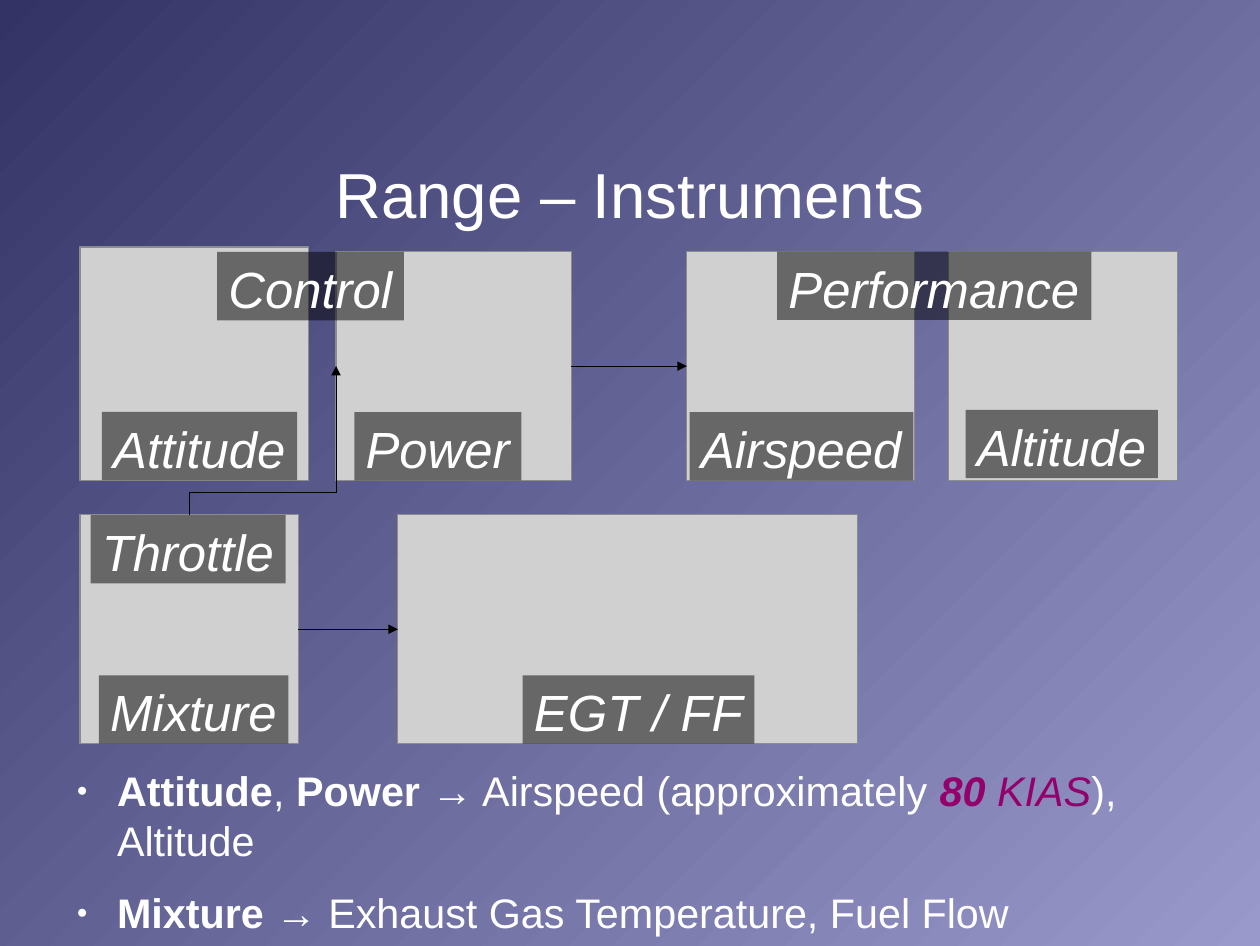
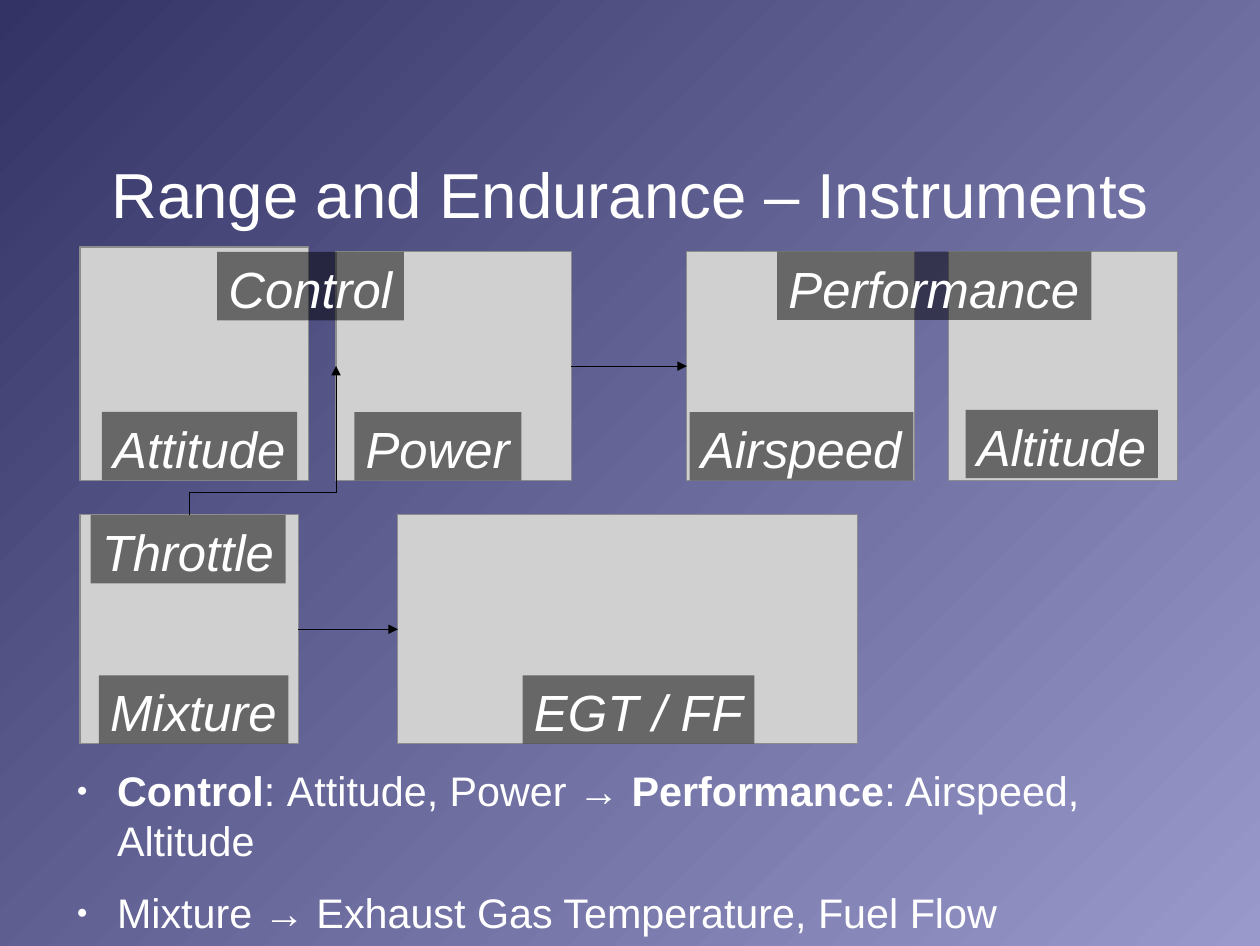
Before and after one commit to stephanheinemann/flight, a slide deck: slide 13 of FI/RangeAndEndurance/RangeAndEndurance.odp (slide 14 before the commit). Drawn at 1260x946 pixels with LibreOffice and Linux fonts; fonts in the diff are those of the drawing; grey boxes stand for pictures; background and template pictures are left out. Boxes give left, top, right and bottom in pixels: in the first picture for what was removed or moved away, otherwise in the second. Text is boxed around its words. In the diff, an @@ line names an element or a change of style, - is before the commit and + after.

Commit message:
reviewed range and endurance PGI

```diff
--- a/FI/RangeAndEndurance/RangeAndEndurance.odp
+++ b/FI/RangeAndEndurance/RangeAndEndurance.odp
@@ title at bbox=[111, 172, 1148, 230]: text changed @@
-Range – Instruments
+Range and Endurance – Instruments
@@ text at bbox=[117, 776, 1079, 857]: text changed @@
-● Attitude, Power → Airspeed (approximately 80 KIAS), Altitude
+● Control: Attitude, Power → Performance: Airspeed, Altitude
@@ text at bbox=[117, 898, 997, 936]: bold off in "Mixture" @@
```
Also in this commit, not shown: 2 other slides changed, 1 slide removed, 1 other file.
